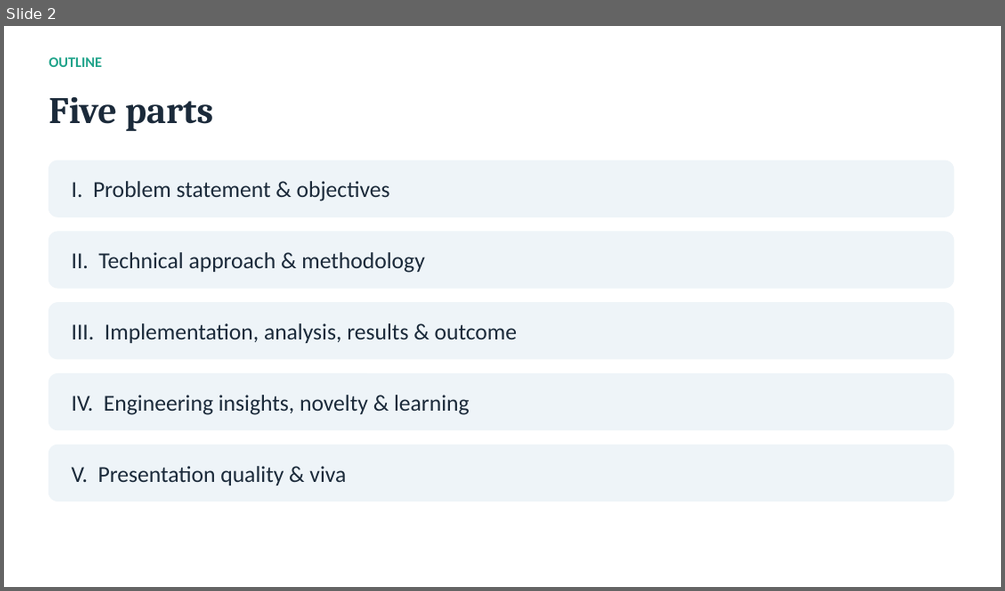
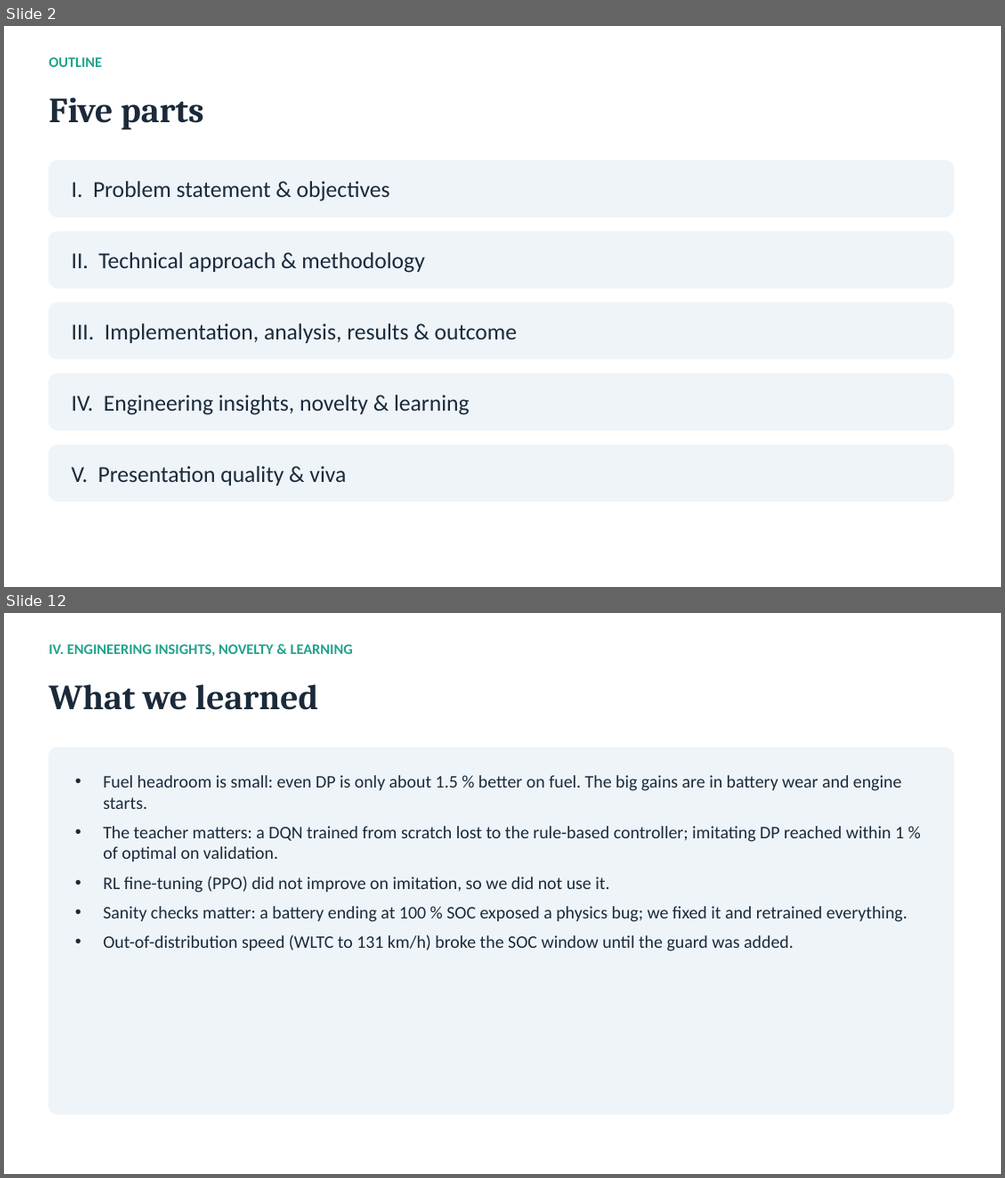
Before and after one commit to Uchihakamal1816/hev-torque-split-drl, a slide deck: HEV_Torque_Split_RL.pptx. Shown one above the other, each under a label of ours: slide 2 before the commit, slides 2 and 12 after it; the slides between them are not shown. The pictures are 1005x591 and 1005x1178 pixels, drawn with LibreOffice and Linux fonts; fonts in the diff are those of the drawing. Boxes give left, top, right and bottom in pixels: in the first picture for what was removed or moved away, otherwise in the second. Text is boxed around its words. In the diff, an @@ line names an element or a change of style, - is before the commit and + after.

```diff
--- a/HEV_Torque_Split_RL.pptx
+++ b/HEV_Torque_Split_RL.pptx
@@ slide 12 added at (x1=4, y1=613, x2=1001, y2=1174), background #FFFFFF @@
@@ text added at (x1=48, y1=644, x2=353, y2=656), 14 pt, text #1FA38A, bold @@
+IV. ENGINEERING INSIGHTS, NOVELTY & LEARNING
@@ text added at (x1=48, y1=684, x2=318, y2=710), 34 pt, text #1B2A3A, bold @@
+What we learned
@@ rounded rectangle added at (x1=48, y1=747, x2=954, y2=1114), fill #EEF4F8, outline #EEF4F8 1 pt @@
@@ text added at (x1=103, y1=775, x2=907, y2=951), 17 pt, text #1B2A3A @@
+• Fuel headroom is small: even DP is only about 1.5 % better on fuel. The big gains are in battery wear and engine starts.
+• The teacher matters: a DQN trained from scratch lost to the rule-based controller; imitating DP reached within 1 % of optimal on validation.
+• RL fine-tuning (PPO) did not improve on imitation, so we did not use it.
+• Sanity checks matter: a battery ending at 100 % SOC exposed a physics bug; we fixed it and retrained everything.
+• Out-of-distribution speed (WLTC to 131 km/h) broke the SOC window until the guard was added.
@@ slide 2 changed as well @@
@@ text "Five parts" at (x1=48, y1=97, x2=204, y2=130): size 36 to 34 pt @@
```
Also in this commit, not shown: 4 other slides changed, 9 other slides added, 8 slides removed, 47 other files.
